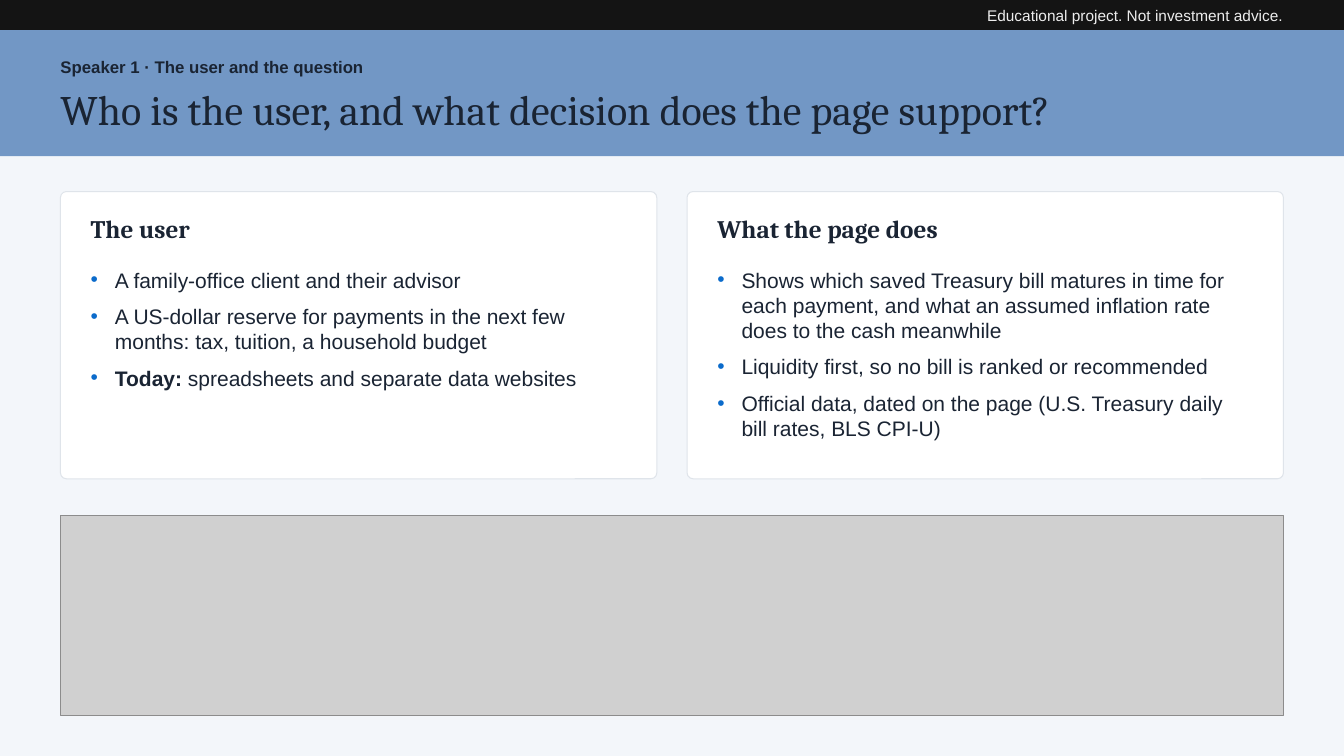
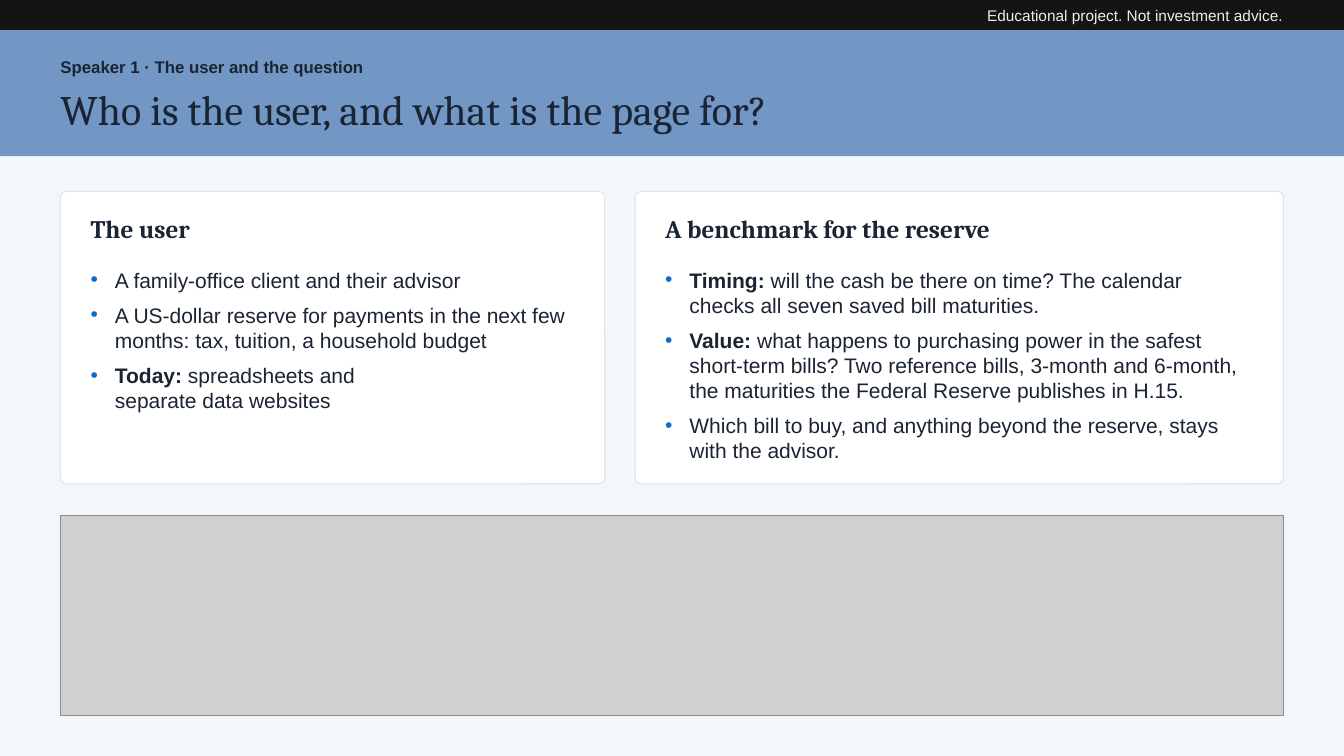
Before and after one commit to Timi-Fish/usd-cash-reserve-lab, a slide deck: slide 2 of group/presentation.pptx. Drawn at 1344x756 pixels with LibreOffice and Linux fonts; fonts in the diff are those of the drawing; grey boxes stand for pictures. Boxes give left, top, right and bottom in pixels: in the first picture for what was removed or moved away, otherwise in the second. Text is boxed around its words. In the diff, an @@ line names an element or a change of style, - is before the commit and + after.

```diff
--- a/group/presentation.pptx
+++ b/group/presentation.pptx
@@ title at [60,95,766,134]: text changed @@
-Who is the user, and what decision does the page support?
+Who is the user, and what is the page for?
@@ rounded rectangle: place and size @@
-rounded rectangle at [60,192,657,479]
+rounded rectangle at [60,192,605,484]
@@ rounded rectangle: place and size @@
-rounded rectangle at [688,192,1285,479]
+rounded rectangle at [635,192,1284,484]
@@ text at [665,220,990,239]: text changed @@
-What the page does
+A benchmark for the reserve
@@ text at [689,272,1237,458]: text changed @@
-• Shows which saved Treasury bill matures in time for each payment, and what an assumed inflation rate does to the cash meanwhile
-• Liquidity first, so no bill is ranked or recommended
-• Official data, dated on the page (U.S. Treasury daily bill rates, BLS CPI-U)
+• Timing: will the cash be there on time? The calendar checks all seven saved bill maturities.
+• Value: what happens to purchasing power in the safest short-term bills? Two reference bills, 3-month and 6-month, the maturities the Federal Reserve publishes in H.15.
+• Which bill to buy, and anything beyond the reserve, stays with the advisor.
```
Also in this commit, not shown: 1 other slide changed, 1 other file.
